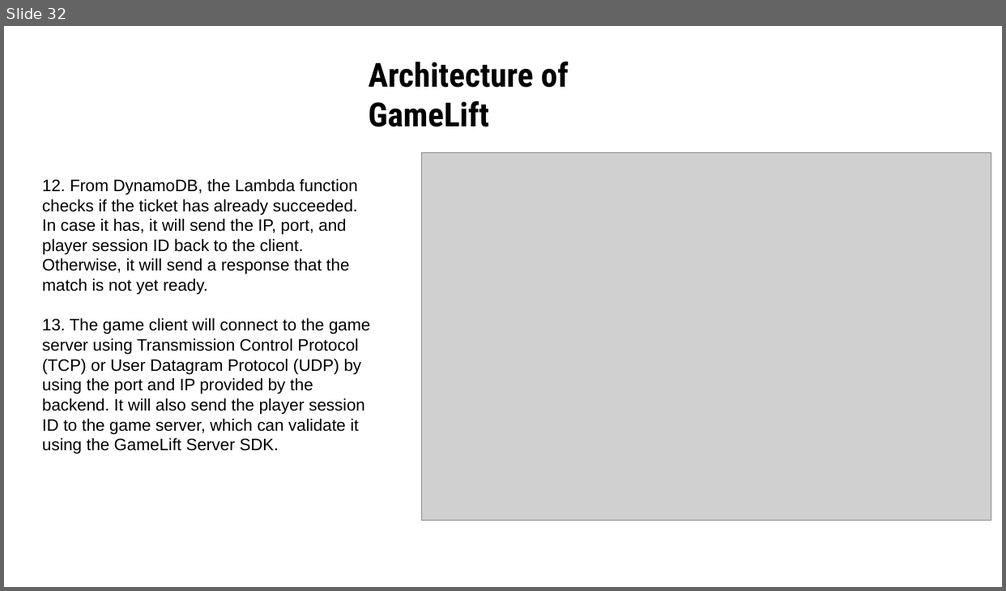
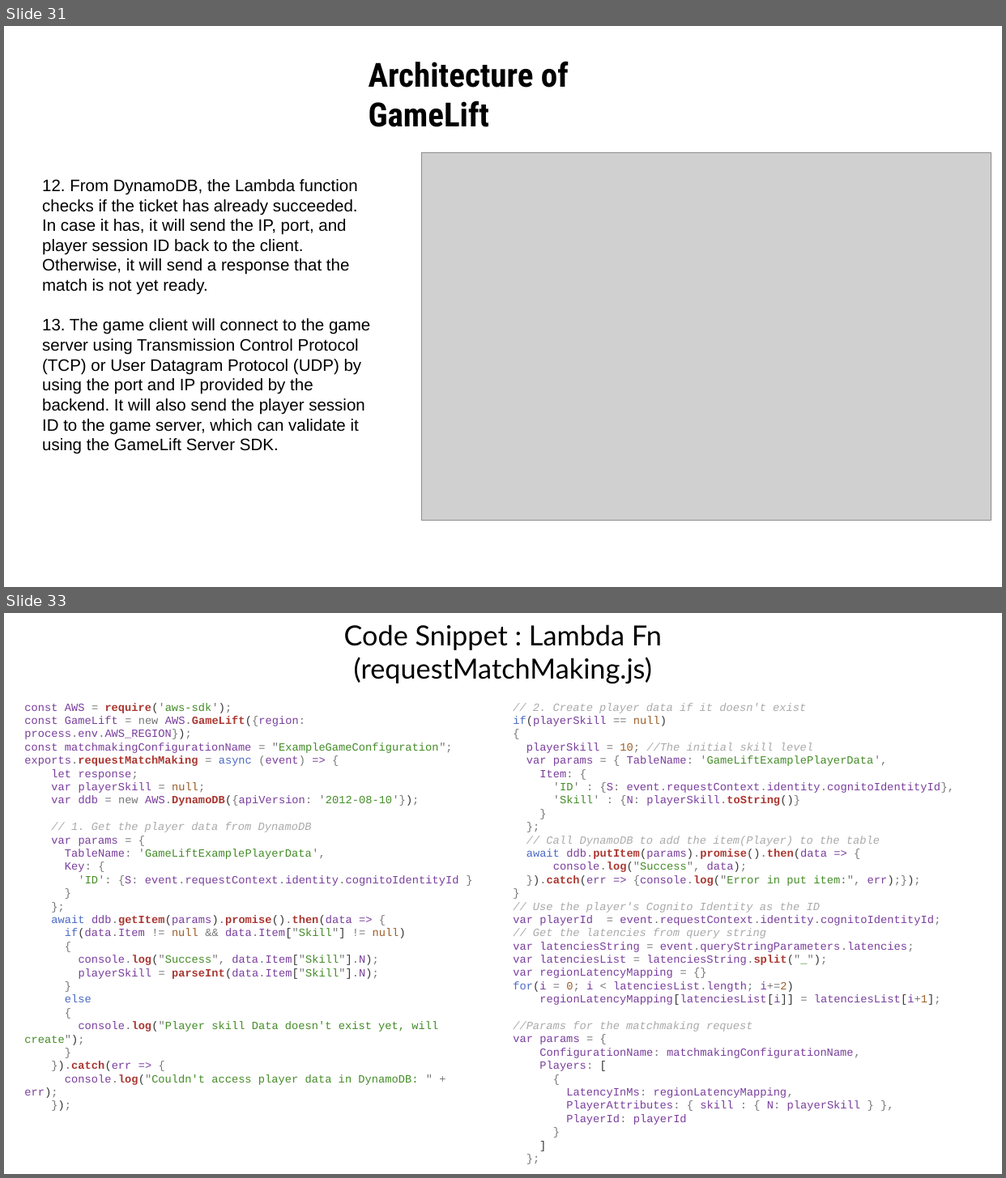
Before and after one commit to SaurabhYadav388/misc_works, a slide deck: Cloud_PPT/Shosau.pptx. Shown one above the other, each under a label of ours: slide 32 before the commit, slides 31 and 33 after it; the slides between them are not shown. The pictures are 1006x591 and 1006x1178 pixels, drawn with LibreOffice and Linux fonts; fonts in the diff are those of the drawing; grey boxes stand for pictures. Boxes give left, top, right and bottom in pixels: in the first picture for what was removed or moved away, otherwise in the second. Text is boxed around its words. In the diff, an @@ line names an element or a change of style, - is before the commit and + after.

```diff
--- a/Cloud_PPT/Shosau.pptx
+++ b/Cloud_PPT/Shosau.pptx
@@ slide 33 added at box(4, 613, 1002, 1174), background #FFFFFF @@
@@ text added at box(344, 624, 662, 684), 20 pt, text #000000 @@
+Code Snippet : Lambda Fn
+(requestMatchMaking.js)
@@ subtitle added at box(24, 703, 459, 1098), 8 pt, text #7A3E9D @@
+const AWS = require('aws-sdk');
+const GameLift = new AWS.GameLift({region: process.env.AWS_REGION});
+const matchmakingConfigurationName = "ExampleGameConfiguration";
+exports.requestMatchMaking = async (event) => {
+let response;
+var playerSkill = null;
+var ddb = new AWS.DynamoDB({apiVersion: '2012-08-10'});
+// 1. Get the player data from DynamoDB
+var params = {
+TableName: 'GameLiftExamplePlayerData',
+Key: {
+'ID': {S: event.requestContext.identity.cognitoIdentityId }
+}
+};
+await ddb.getItem(params).promise().then(data => {
+if(data.Item != null && data.Item["Skill"] != null)
+{
+console.log("Success", data.Item["Skill"].N);
+playerSkill = parseInt(data.Item["Skill"].N);
+}
+else
+{
+console.log("Player skill Data doesn't exist yet, will create");
+}
+}).catch(err => {
+console.log("Couldn't access player data in DynamoDB: " + err);
+});
@@ text added at box(513, 703, 954, 1125), 8 pt, text #7A3E9D @@
+// 2. Create player data if it doesn't exist
+if(playerSkill == null)
+{
+playerSkill = 10; //The initial skill level
+var params = { TableName: 'GameLiftExamplePlayerData',
+  Item: {
+  'ID' : {S: event.requestContext.identity.cognitoIdentityId},
+  'Skill' : {N: playerSkill.toString()}
+  }
+};
+// Call DynamoDB to add the item(Player) to the table
+await ddb.putItem(params).promise().then(data => {
+console.log("Success", data);
+}).catch(err => {console.log("Error in put item:", err);});
+}
+// Use the player's Cognito Identity as the ID
+var playerId = event.requestContext.identity.cognitoIdentityId;
+// Get the latencies from query string
+var latenciesString = event.queryStringParameters.latencies;
+var latenciesList = latenciesString.split("_");
+var regionLatencyMapping = {}
+for(i = 0; i < latenciesList.length; i+=2)
+regionLatencyMapping[latenciesList[i]] = latenciesList[i+1];
+//Params for the matchmaking request
+var params = {
+ConfigurationName: matchmakingConfigurationName,
+Players: [
+{
+LatencyInMs: regionLatencyMapping,
+PlayerAttributes: { skill : { N: playerSkill } },
+PlayerId: playerId
+}
+]
+};
@@ what was slide 32 is now slide 31 @@
```
Also in this commit, not shown: 2 slides changed, 4 other slides added, 1 slide removed.
